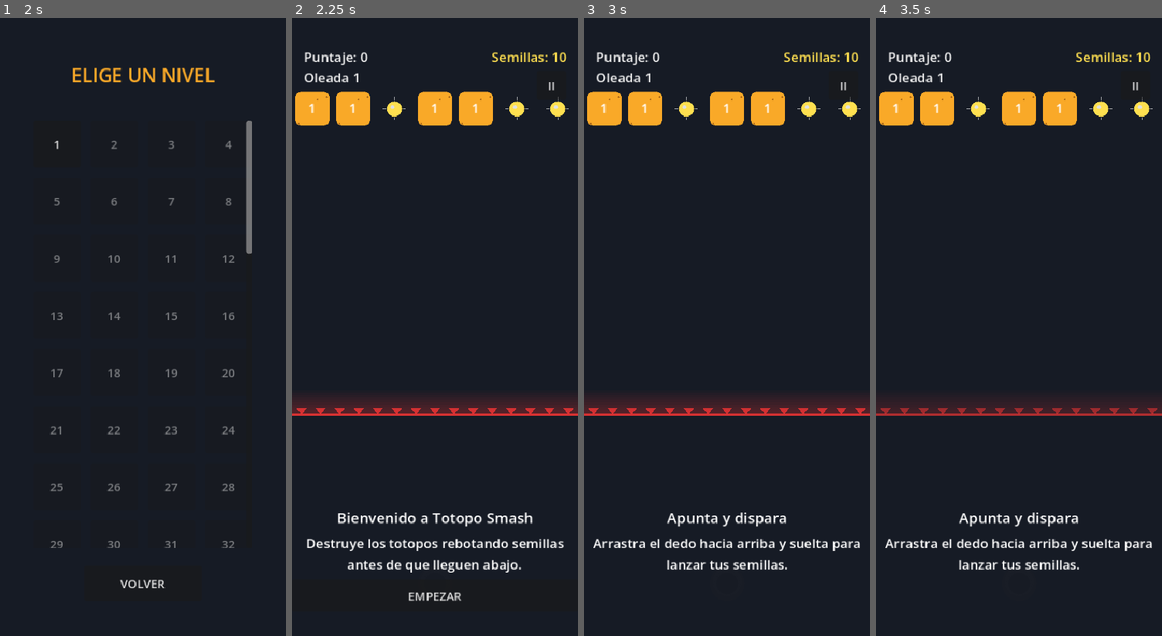
Above: before the commit, frames 1-4 (left to right).
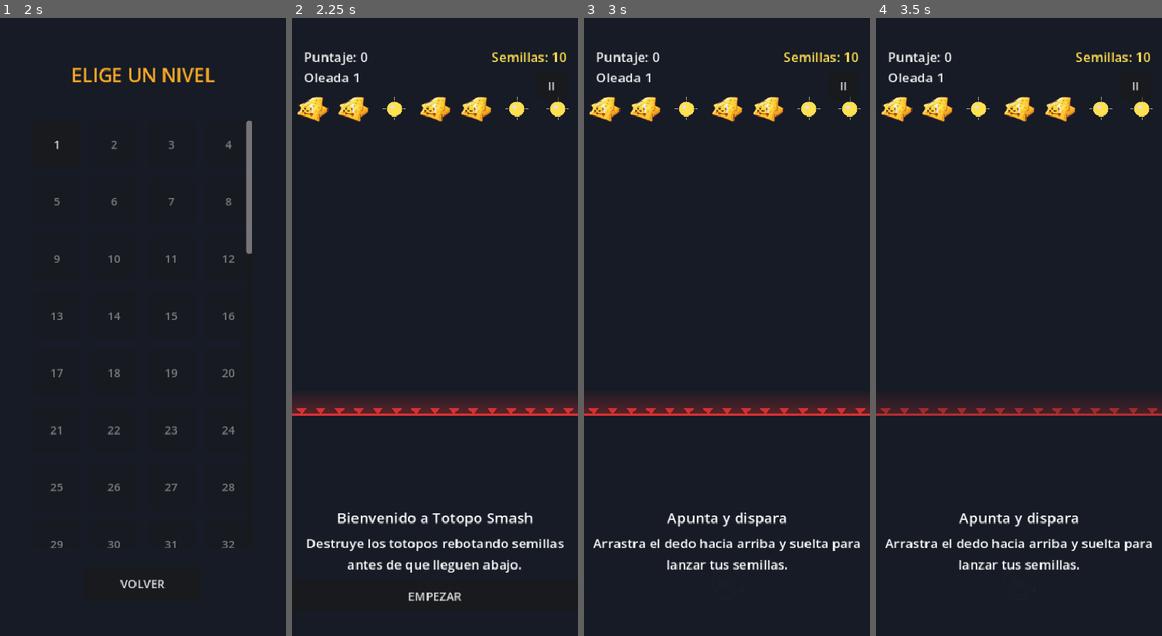
Above: after the commit, the same moments.

Repository: JoseNoIP/gb-TotopoSmash
Game: Godot game, scene res://src/scenes/MainMenu.tscn
The game is run twice, just before and just after one commit, with the same random seed, the same clock (stepped at 60 frames per second) and the same inputs.
Inputs:
- Up to frame 1 (2 s): click "Español" at 0.5 s; click "NIVELES" at 1.25 s
- Up to frame 2 (2.25 s): click "1" at 2 s
- Up to frame 3 (3 s): click "EMPEZAR" at 2.75 s
- Up to frame 4 (3.5 s): no input

Frame 1 is identical in both runs. In frame 2, 2.4% of the frame differs, in the area x 1-71%, y 11-18%; in frame 3, 2.4%; in frame 4, 2.4%.

Commit message:
feat: Enhance game assets and audio management
- Added new audio theme for background music, synthesized and looped for gameplay.
- Introduced laser power-up icons with distinct horizontal and vertical orientations.
- Updated sprites for blocks and molcajete using AI for improved visuals.
- Implemented audio management to handle background music and sound effects more effectively.
- Refined asset generation scripts to include new sprites and music, ensuring clarity and consistency in gameplay visuals.
- Documented changes and improvements in CLAUDE.md and idea-base.md for better understanding of asset decisions.

Diff:
--- a/src/features/audio/AudioManager.gd
+++ b/src/features/audio/AudioManager.gd
@@ -36,10 +36,18 @@
 func _ready() -> void:
 	_music_player.name = &"MusicPlayer"
 	_music_player.bus = &"Master"
+	## Discreta a propósito (-8dB) — es fondo, no debe competir con los SFX del GDD, que se
+	## reproducen a volumen normal por encima.
+	_music_player.volume_db = -8.0
 	add_child(_music_player)
 	EventBus.seed_bounced.connect(_on_seed_bounced)
 	EventBus.salsa_exploded.connect(_on_salsa_exploded)
 	EventBus.burst_fired.connect(_on_burst_fired)
+	## Autoload — vive toda la sesión, así que arrancarla acá (en vez de en MainMenu/Game)
+	## la deja sonando de fondo en cualquier pantalla desde el arranque, en loop
+	## (`edit/loop_mode=1` en theme.wav.import), sin necesidad de re-lanzarla en cada
+	## cambio de escena. `play_music()` ya respeta `SaveManager.get_sound_enabled()`.
+	play_music()
 
 
 func play_sfx(sfx_name: StringName, pitch_scale: float = 1.0) -> void:
--- a/src/features/powerups/laser_icon.gd
+++ b/src/features/powerups/laser_icon.gd
@@ -5,7 +5,11 @@
 ## Constants.LASER_DAMAGE de daño, mismo mecanismo de daño explícito que el Frasco de Salsa
 ## (take_explosion_damage), solo que en línea recta en vez de en cruz. Ícono de un solo uso.
 
-const TEXTURE_PATH: String = "res://assets/sprites/powerup_icons/laser.png"
+## Dos texturas (no una) — la orientación real (horizontal/vertical) es información que el
+## jugador debe poder ver ANTES de tocar el ícono (ver _draw() más abajo, que esto
+## reemplaza sin perder esa distinción); una sola imagen genérica la perdería.
+const TEXTURE_PATH_HORIZONTAL: String = "res://assets/sprites/powerup_icons/laser_horizontal.png"
+const TEXTURE_PATH_VERTICAL: String = "res://assets/sprites/powerup_icons/laser_vertical.png"
 
 var grid_pos: Vector2i = Vector2i.ZERO
 var is_horizontal: bool = true
@@ -30,10 +34,11 @@
 
 
 func _build_sprite() -> void:
-	if not ResourceLoader.exists(TEXTURE_PATH):
+	var texture_path: String = TEXTURE_PATH_HORIZONTAL if is_horizontal else TEXTURE_PATH_VERTICAL
+	if not ResourceLoader.exists(texture_path):
 		return
 	var sprite: Sprite2D = Sprite2D.new()
-	sprite.texture = load(TEXTURE_PATH)
+	sprite.texture = load(texture_path)
 	var diameter: float = _radius * 2.0
 	var tex_size: Vector2 = sprite.texture.get_size()
 	sprite.scale = Vector2(diameter / tex_size.x, diameter / tex_size.y)
--- a/src/features/ui/SettingsScreen.gd
+++ b/src/features/ui/SettingsScreen.gd
@@ -98,8 +98,16 @@
 	vbox.add_child(close_btn)
 
 
+## La música de fondo (AudioManager, en loop desde el arranque) no se detiene sola al
+## desactivar el sonido — a diferencia de los SFX (uno solo, ya terminan por su cuenta),
+## sin este toque explícito seguiría sonando con el interruptor en "apagado", lo cual el
+## jugador razonablemente esperaría que silenciara TODO.
 func _on_sound_toggled(enabled: bool) -> void:
 	SaveManager.set_sound_enabled(enabled)
+	if enabled:
+		AudioManager.play_music()
+	else:
+		AudioManager.stop_music()
 
 
 func _on_vibration_toggled(enabled: bool) -> void:
Binary file changed: assets/sprites/blocks/queso.png
Binary file changed: assets/sprites/blocks/salsa.png
Binary file changed: assets/sprites/blocks/stone.png
Binary file changed: assets/sprites/blocks/totopo.png
Binary file changed: assets/sprites/molcajete.png
Binary file added: assets/sprites/powerup_icons/laser_horizontal.png
Binary file added: assets/sprites/powerup_icons/laser_vertical.png
Not shown, added: src/core/MetaManager.gd.uid
Not shown, added: src/features/meta/upgrade_shop.gd.uid
Not shown, added: src/features/powerups/laser_icon.gd.uid
Not shown, added: src/scenes/PackLevelsScreen.gd.uid
Not shown, added: src/scenes/PackSelectScreen.gd.uid
(and 16 more such lines)
